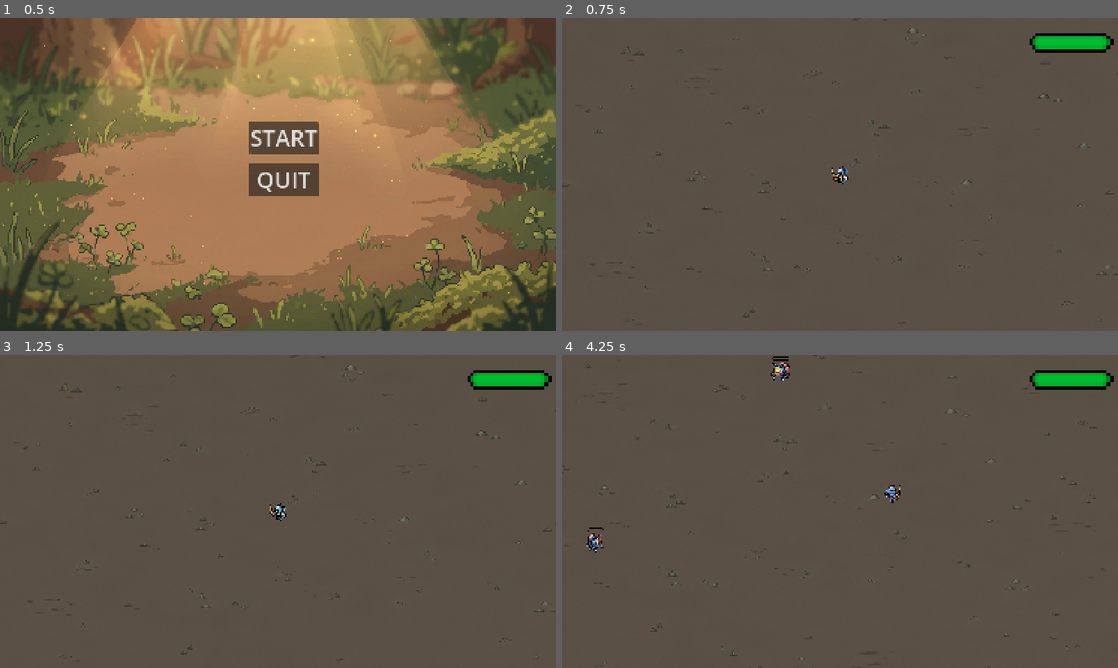
Above: before the commit, frames 1-4 (two rows, left to right).
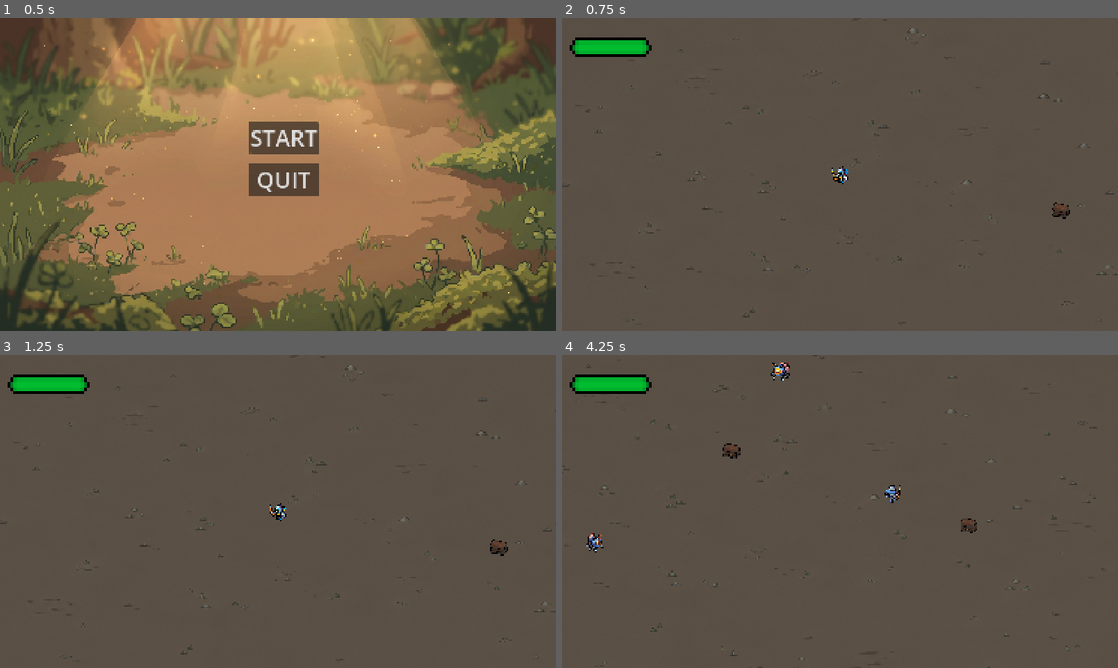
Above: after the commit, the same moments.

Repository: bonum119/TFG
Game: Godot game, scene res://Escenas/menus/start_game_menu.tscn
The game is run twice, just before and just after one commit, with the same random seed, the same clock (stepped at 60 frames per second) and the same inputs.
Inputs:
- Up to frame 1 (0.5 s): no input
- Up to frame 2 (0.75 s): click "START" at 0.5 s
- Up to frame 3 (1.25 s): no input
- Up to frame 4 (4.25 s): tap Enter at 1.25 s; hold Right (ui_right) 1.28-2.03 s; hold Down (ui_down) 2.03-2.78 s; hold Right (ui_right) 2.78-3.53 s; hold Up (ui_up) from 3.53 s (still down)

Frame 1 is identical in both runs. In frame 2, 1.8% of the frame differs, in the area x 1-100%, y 4-65%; in frame 3, 1.8%; in frame 4, 2.0%, in the area x 1-100%, y 0-57%.

Commit message:
aparicion cofres

Diff:
--- /dev/null
+++ b/Escenas/Cofres/chest.tscn
@@ -0,0 +1,33 @@
+[gd_scene format=3 uid="uid://c7cuip0jpj50c"]
+
+[ext_resource type="Script" uid="uid://cn4nlvsgy1q12" path="res://Scripts/Objetos/Chest.gd" id="1_86qbj"]
+[ext_resource type="Texture2D" uid="uid://d2gagfsx2lfjt" path="res://Sprites/Objects/Chest.png" id="2_pvnpa"]
+
+[sub_resource type="AtlasTexture" id="AtlasTexture_em4km"]
+atlas = ExtResource("2_pvnpa")
+region = Rect2(0, 0, 32, 32)
+
+[sub_resource type="SpriteFrames" id="SpriteFrames_oqu8y"]
+animations = [{
+"frames": [{
+"duration": 1.0,
+"texture": SubResource("AtlasTexture_em4km")
+}],
+"loop": 1,
+"name": &"default",
+"speed": 5.0
+}]
+
+[sub_resource type="CircleShape2D" id="CircleShape2D_4dhcw"]
+radius = 9.013878
+
+[node name="Chest" type="StaticBody2D" unique_id=2124117814]
+script = ExtResource("1_86qbj")
+
+[node name="AnimatedSprite2D" type="AnimatedSprite2D" parent="." unique_id=15403684]
+texture_filter = 1
+sprite_frames = SubResource("SpriteFrames_oqu8y")
+
+[node name="CollisionShape2D" type="CollisionShape2D" parent="." unique_id=1228753646]
+position = Vector2(1, 3.5)
+shape = SubResource("CircleShape2D_4dhcw")
--- a/Escenas/Objetos_pantalla/barra_vida.tscn
+++ b/Escenas/Objetos_pantalla/barra_vida.tscn
@@ -10,10 +10,10 @@
 anchor_top = 0.5
 anchor_right = 0.5
 anchor_bottom = 0.5
-offset_left = -20.0
-offset_top = -20.0
-offset_right = 20.0
-offset_bottom = 20.0
+offset_left = -158.0
+offset_top = -91.0
+offset_right = -118.0
+offset_bottom = -51.0
 grow_horizontal = 2
 grow_vertical = 2
 scale = Vector2(10, 10)
--- a/Escenas/enemy.tscn
+++ b/Escenas/enemy.tscn
@@ -4,7 +4,6 @@
 [ext_resource type="Texture2D" uid="uid://bv8gp6mhknbb1" path="res://Sprites/enemy01/Enemy_south.png" id="2_yj12m"]
 [ext_resource type="Texture2D" uid="uid://cjl0k8lbpwj7t" path="res://Sprites/enemy01/Enemy_east.png" id="3_tljeb"]
 [ext_resource type="Texture2D" uid="uid://cf6dlxbgdhe7v" path="res://Sprites/enemy01/Enemy_north.png" id="4_18e16"]
-[ext_resource type="PackedScene" uid="uid://s6qhftm0kdaw" path="res://Escenas/Objetos_pantalla/barra_vida.tscn" id="5_18e16"]
 
 [sub_resource type="AtlasTexture" id="AtlasTexture_kg5b2"]
 atlas = ExtResource("2_yj12m")
@@ -51,12 +50,10 @@
 [node name="Enemigos" type="CharacterBody2D" unique_id=663518709]
 script = ExtResource("1_1gu25")
 speed = 30.0
-knockback_decay = null
 separation_radius = 32.0
 separation_strength = 2.0
 player_push_radius = 32.0
 player_push_strength = 7.0
-anim_speed_variation = null
 
 [node name="Sprite" type="AnimatedSprite2D" parent="." unique_id=1535681469]
 texture_filter = 1
@@ -66,12 +63,3 @@
 [node name="Collision" type="CollisionShape2D" parent="." unique_id=571369078]
 visibility_layer = 4
 shape = SubResource("CircleShape2D_bjp5t")
-
-[node name="TextureProgressBar" parent="." unique_id=1123868317 instance=ExtResource("5_18e16")]
-anchors_preset = -1
-anchor_left = 0.0
-offset_left = -15.0
-offset_top = -29.0
-offset_right = 17.0
-offset_bottom = 3.0
-scale = Vector2(1, 1)
--- a/Escenas/world.tscn
+++ b/Escenas/world.tscn
@@ -2,6 +2,7 @@
 
 [ext_resource type="Script" uid="uid://cwvaun0o7hxeo" path="res://Scripts/world.gd" id="1_8usl3"]
 [ext_resource type="PackedScene" uid="uid://cohldc11hmcub" path="res://Escenas/player.tscn" id="2_r16dl"]
+[ext_resource type="PackedScene" uid="uid://c7cuip0jpj50c" path="res://Escenas/Cofres/chest.tscn" id="3_4dhcw"]
 [ext_resource type="Texture2D" uid="uid://d1xsjf1i1cjg6" path="res://Sprites/Background/Background.png" id="3_255mg"]
 [ext_resource type="PackedScene" uid="uid://bhn5xlth4vgaq" path="res://Escenas/enemy.tscn" id="4_bjp5t"]
 [ext_resource type="PackedScene" uid="uid://s6qhftm0kdaw" path="res://Escenas/Objetos_pantalla/barra_vida.tscn" id="5_k730p"]
@@ -12,6 +13,9 @@
 [node name="world" type="Node2D" unique_id=1829142873]
 script = ExtResource("1_8usl3")
 enemy_scene = ExtResource("4_bjp5t")
+chest_scene = ExtResource("3_4dhcw")
+chest_interval = 3.0
+max_chests = 100
 
 [node name="Walls" type="StaticBody2D" parent="." unique_id=775829097]
 physics_material_override = SubResource("PhysicsMaterial_r16dl")
@@ -29,10 +33,10 @@
 [node name="CanvasLayer" type="CanvasLayer" parent="." unique_id=922660393]
 
 [node name="TextureProgressBar" parent="CanvasLayer" unique_id=1123868317 instance=ExtResource("5_k730p")]
-offset_left = 569.0
-offset_top = -500.0
-offset_right = 609.0
-offset_bottom = -460.0
+offset_left = -863.0
+offset_top = -484.0
+offset_right = -823.0
+offset_bottom = -444.0
 tint_under = Color(0.9098039, 0, 0.25882354, 1)
 tint_progress = Color(0, 1, 1, 1)
 script = ExtResource("6_a786x")
--- /dev/null
+++ b/Scripts/Objetos/Chest.gd
@@ -0,0 +1,24 @@
+extends Node2D
+## Cofre: se abre al acercarse el jugador.
+
+signal opened  #Aun no hay recompensa, luego lo añadimos jeje
+
+@export var open_radius: float = 24.0
+
+var player: Node2D
+var is_opened := false
+
+
+func _ready() -> void:
+	add_to_group("chest")
+	player = get_tree().get_first_node_in_group("player")
+
+
+func _process(_delta: float) -> void:
+	if is_opened or not is_instance_valid(player):
+		return
+	if global_position.distance_to(player.global_position) < open_radius:
+		is_opened = true
+		opened.emit()
+		print("¡Cofre abierto!")   # Aun nada
+		queue_free()
--- a/Scripts/enemy.gd
+++ b/Scripts/enemy.gd
@@ -42,7 +42,7 @@
 	var steer := dir
 	if dist < player_push_radius or knockback.length() > 60.0:
 		steer = Vector2.ZERO
-		GameManager.take_life(1)
+		GameManager.take_life(5)
 
 
 	var push := Vector2.ZERO
--- a/Scripts/world.gd
+++ b/Scripts/world.gd
@@ -8,6 +8,11 @@
 @export var enemy_scene: PackedScene
 @export var spawn_interval: float = 1.0
 @export var max_enemies: int = 100
+
+#COFRES______
+@export var chest_scene: PackedScene
+@export var chest_interval: float = 30.0
+@export var max_chests: int = 3
 
 @onready var background: Sprite2D = $Background
 @onready var walls: StaticBody2D = $Walls
@@ -28,6 +33,8 @@
 	player.global_position = map_rect.get_center()
 	player.set_bounds(map_rect)
 	_create_spawn_timer()
+	_create_chest_timer()
+	_spawn_chest()
 
 #es una funcion nativa de godot
 func _unhandled_input(event: InputEvent) -> void:
@@ -105,3 +112,32 @@
 		col.shape = shape
 		col.position = d[0]
 		walls.add_child(col)
+
+#COFRES
+func _create_chest_timer() -> void:
+	var timer := Timer.new()
+	timer.wait_time = chest_interval
+	timer.autostart = true
+	timer.timeout.connect(_spawn_chest)
+	add_child(timer)
+
+
+func _spawn_chest() -> void:
+	if chest_scene == null:
+		return
+	if get_tree().get_nodes_in_group("chest").size() >= max_chests:
+		return
+	var inner := map_rect.grow(-48.0)   # no aparece pegado al borde
+	var pos := inner.get_center()
+	# Busca un punto aleatorio que no esté encima del jugador
+	for i in 12:
+		var candidate := Vector2(
+			randf_range(inner.position.x, inner.end.x),
+			randf_range(inner.position.y, inner.end.y)
+		)
+		if candidate.distance_to(player.global_position) > 150.0:
+			pos = candidate
+			break
+	var chest := chest_scene.instantiate()
+	chest.position = pos
+	add_child(chest)
--- a/project.godot
+++ b/project.godot
@@ -23,7 +23,6 @@
 
 window/size/viewport_width=1728
 window/size/viewport_height=972
-window/size/mode=2
 window/stretch/mode="canvas_items"
 window/stretch/aspect="expand"
 
Not shown, added: Scripts/Objetos/Chest.gd.uid
Binary file added: Sprites/Objects/Chest.png
Not shown, added: Sprites/Objects/Chest.png.import
